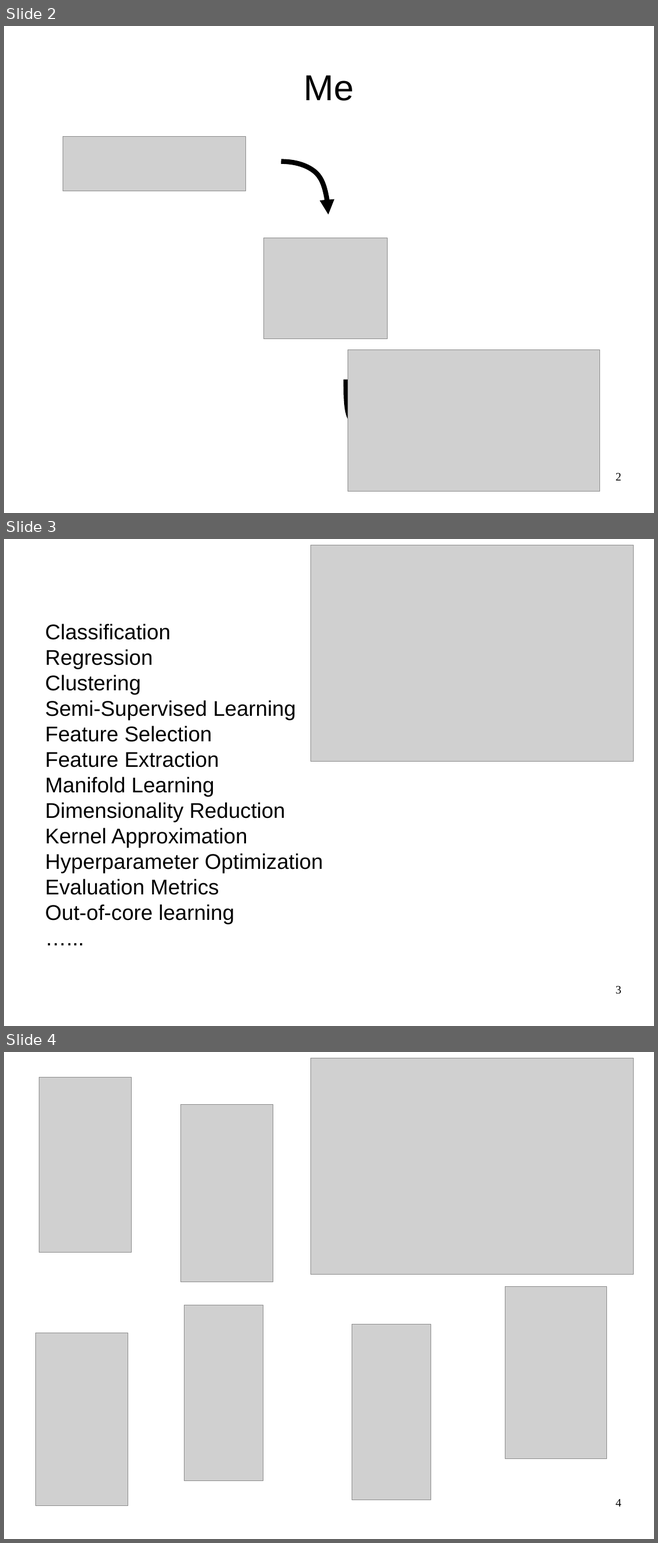
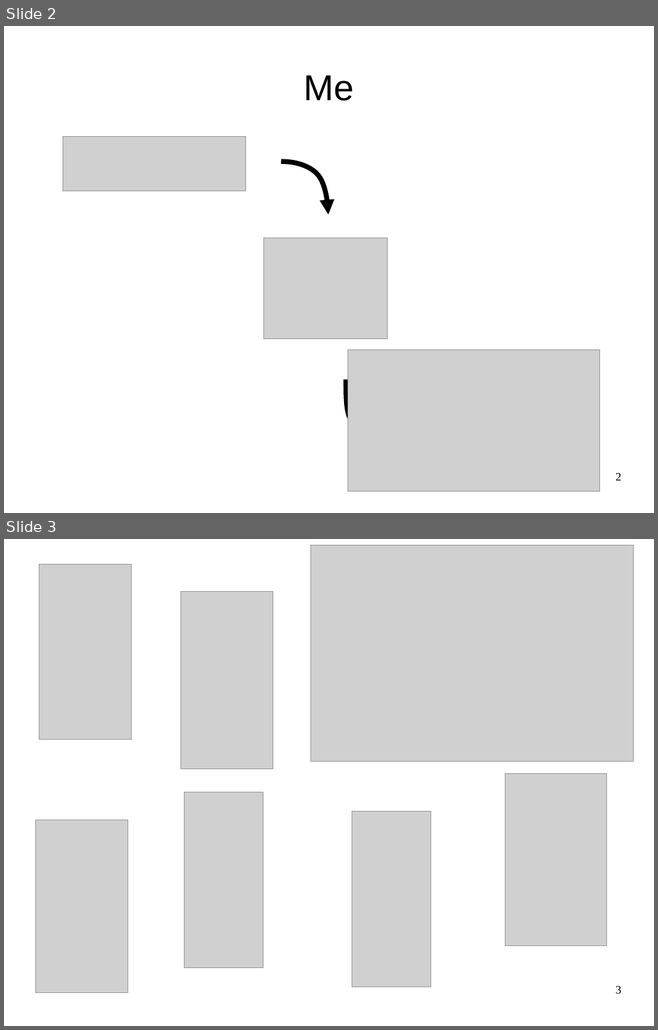
Before and after one commit to amueller/advanced-sklearn-boston-nlp-2016, a slide deck: advanced-sklearn-boston-nlp-2016.odp. Shown one above the other, each under a label of ours: slides 2, 3 and 4 before the commit, slides 2 and 3 after it. The pictures are 658x1543 and 658x1030 pixels, drawn with LibreOffice and Linux fonts; fonts in the diff are those of the drawing; grey boxes stand for pictures. Boxes give left, top, right and bottom in pixels: in the first picture for what was removed or moved away, otherwise in the second. Text is boxed around its words. In the diff, an @@ line names an element or a change of style, - is before the commit and + after.

```diff
--- a/advanced-sklearn-boston-nlp-2016.odp
+++ b/advanced-sklearn-boston-nlp-2016.odp
@@ slide 3 removed at <box>4,539,654,1026</box>, background #FFFFFF @@
@@ picture removed at <box>310,545,633,761</box> @@
@@ text removed at <box>45,624,323,925</box> @@
-Classification
-Regression
-Clustering
-Semi-Supervised Learning
-Feature Selection
-Feature Extraction
-Manifold Learning
-Dimensionality Reduction
-Kernel Approximation
-Hyperparameter Optimization
-Evaluation Metrics
-Out-of-core learning
-…...
@@ page number removed at <box>615,986,621,994</box> @@
-3
@@ what was slide 4 is now slide 3 @@
@@ page number at <box>615,986,621,994</box>: text changed @@
-4
+3
```
Also in this commit, not shown: 4 slides changed, 1 slide added, 24 other slides removed, 2 other files.
